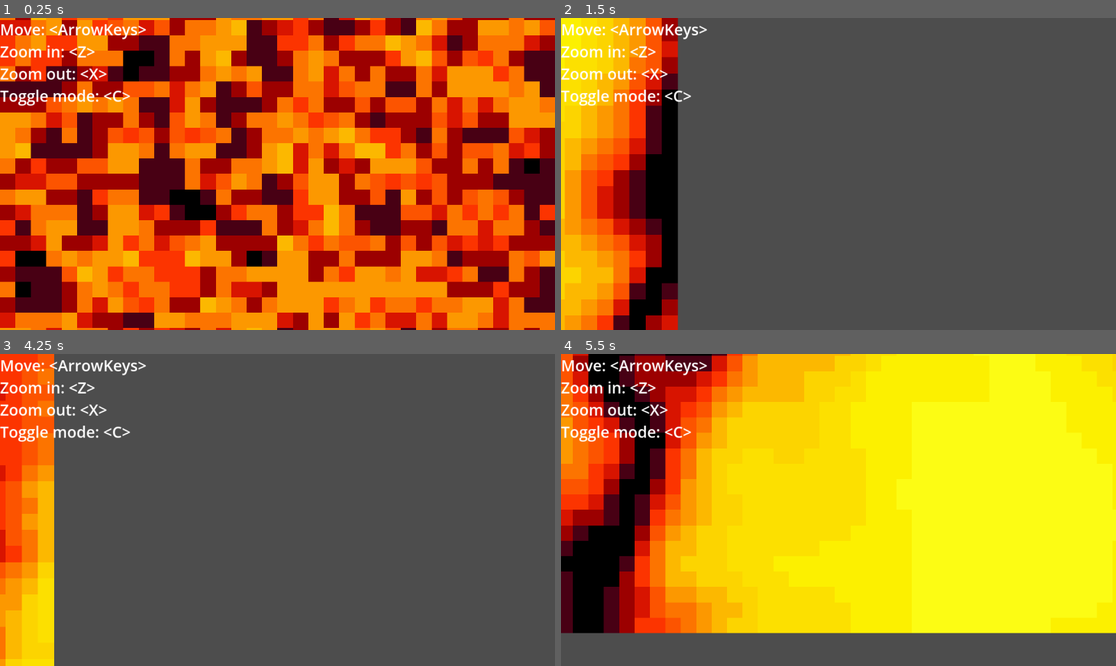
Above: before the commit, frames 1-4 (two rows, left to right).
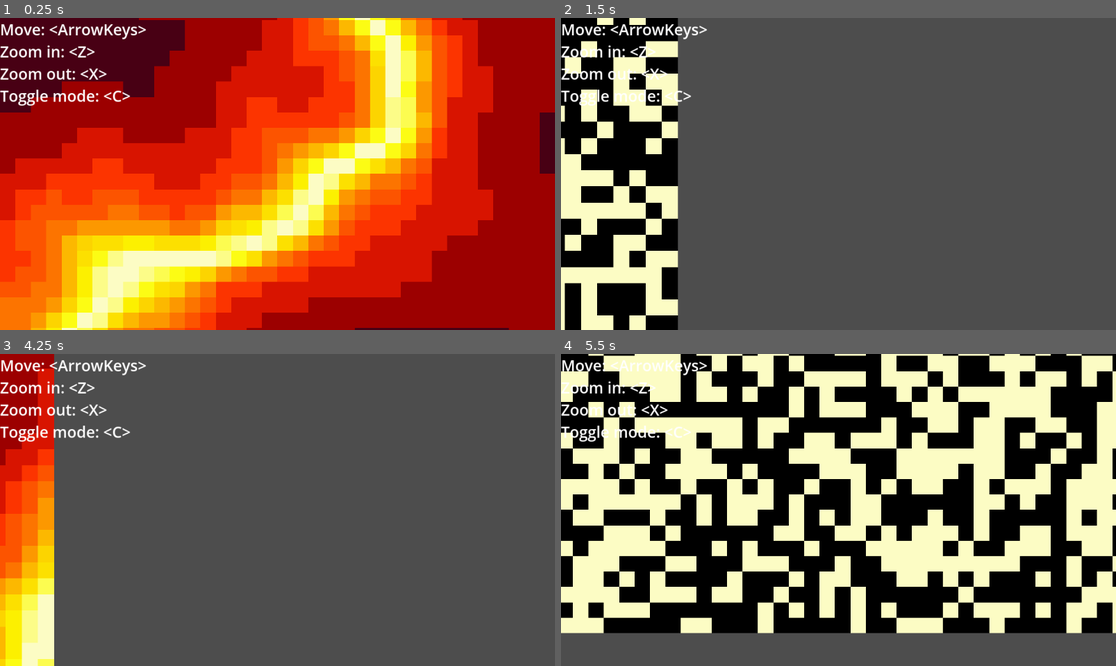
Above: after the commit, the same moments.

Repository: bingecraft-net/sandbox
Game: Godot game, scene res://scenes/game.tscn
Same seed, same stepped clock (60 frames per second), same inputs: the game is played once before the commit and once after it.
Inputs:
- Up to frame 1 (0.25 s): no input
- Up to frame 2 (1.5 s): hold Right (ui_right) 0.53-1.28 s; tap C (toggle mode) at 0.6 s; hold Down (ui_down) from 1.28 s (still down); tap Z (zoom in) at 1.35 s
- Up to frame 3 (4.25 s): release Down (ui_down) at 2.03 s; hold Right (ui_right) 2.03-2.78 s; tap X (zoom out) at 2.1 s; tap Enter at 2.75 s; hold Up (ui_up) 2.78-3.53 s; tap C (toggle mode) at 2.85 s; tap Space at 3.5 s; hold Left (ui_left) from 3.53 s (still down); tap Z (zoom in) at 3.6 s
- Up to frame 4 (5.5 s): tap X (zoom out) at 4.35 s; release Left (ui_left) at 5.03 s; hold Down (ui_down) from 5.03 s (still down); tap C (toggle mode) at 5.1 s

The runs differ from the first frame. In frame 1, 89% of the frame differs, in the area x 0-100%, y 0-100%; in frame 2, 19%; in frame 3, 8.3%; in frame 4, 87%.

Commit message:
Revert "mass falls into wells"
This reverts commit cccc94f1c59acaccaeaa13a453943805cfe2acb9.

Diff:
--- a/scenes/cell.gd
+++ b/scenes/cell.gd
@@ -7,18 +7,15 @@
 @onready var map: TileMapLayer = $TileMapLayer
 
 var elapsed = 0
-var tick = 0
 var mass = Array()
-var mode = true
-var unit = 1
-var max_density = 16
+var mode = false
 
 # Called when the node enters the scene tree for the first time.
 func _ready() -> void:
 	for x in range(grid_size):
 		mass.push_back([])
 		for y in range(grid_size):
-			mass[x].push_back(0 if randf() < 0.5 else 8)
+			mass[x].push_back(0 if randf() < 0.5 else 1)
 
 func _process(delta: float) -> void:
 	elapsed += delta
@@ -27,48 +24,17 @@
 		for y in range(grid_size):
 			var magnitude = 0.
 			if mode:
-				magnitude = mass[x][y]
+				magnitude = 15 * mass[x][y]
 			else:
-				magnitude = sample(x + offset.x, y + offset.y, elapsed)
+				magnitude = 16 * sample(x + offset.x, y + offset.y, elapsed)
 			map.set_cell(Vector2i(x, y), 0, floor(magnitude) * Vector2i.RIGHT)
 
 
 func sample(x: float, y: float, elapsed: float) -> float:
 	var a = noise.get_noise_3d(x + offset.x, y + offset.y, elapsed)
-	var fx = atan(a * 12)
-	var gx = 1 - cos(fx)
-	return 16 * gx
+	var fx = atan(a * 24)
+	var gx = cos(fx)
+	return gx
 
 func _on_node_2d_character_on_mode_change() -> void:
 	mode = not mode
-
-func _on_timer_timeout() -> void:
-	for x in range(tick % 2, grid_size, 2):
-		for y in range(tick % 2, grid_size, 2):
-			var a_mass = mass[x][y]
-			var b_mass = mass[(x + 1) % grid_size][y]
-			var c_mass = mass[(x + 1) % grid_size][(y + 1) % grid_size]
-			var d_mass = mass[x][(y + 1) % grid_size]
-			var a_height = sample(x + offset.x, y + offset.y, elapsed)
-			var b_height = sample(offset.x + (x + 1) % grid_size, y + offset.y, elapsed)
-			var c_height = sample(offset.x + (x + 1) % grid_size, offset.y + (y + 1) % grid_size, elapsed)
-			var d_height = sample(x + offset.x, offset.y + (y + 1) % grid_size, elapsed)
-
-			if b_mass >= unit and (b_height + b_mass - unit) > (c_height + c_mass):
-				b_mass -= unit
-				c_mass += unit
-			if c_mass >= unit and (c_height + c_mass - unit) > (d_height + d_mass):
-				c_mass -= unit
-				d_mass += unit
-			if d_mass >= unit and (d_height + d_mass - unit) > (a_height + a_mass):
-				d_mass -= unit
-				a_mass += unit
-			if a_mass >= unit and (a_height + a_mass - unit) > (b_height + b_mass):
-				a_mass -= unit
-				b_mass += unit
-
-			mass[x][y] = a_mass
-			mass[(x + 1) % grid_size][y] = b_mass
-			mass[(x + 1) % grid_size][(y + 1) % grid_size] = c_mass
-			mass[x][(y + 1) % grid_size] = d_mass
-	tick += 1
--- a/scenes/game.tscn
+++ b/scenes/game.tscn
@@ -14,9 +14,4 @@
 
 [node name="Node2D_Character" parent="." unique_id=1530174143 instance=ExtResource("2_lnu2h")]
 
-[node name="Timer" type="Timer" parent="." unique_id=1220124816]
-wait_time = 0.05
-autostart = true
-
 [connection signal="on_mode_change" from="Node2D_Character" to="Cell" method="_on_node_2d_character_on_mode_change"]
-[connection signal="timeout" from="Timer" to="Cell" method="_on_timer_timeout"]
